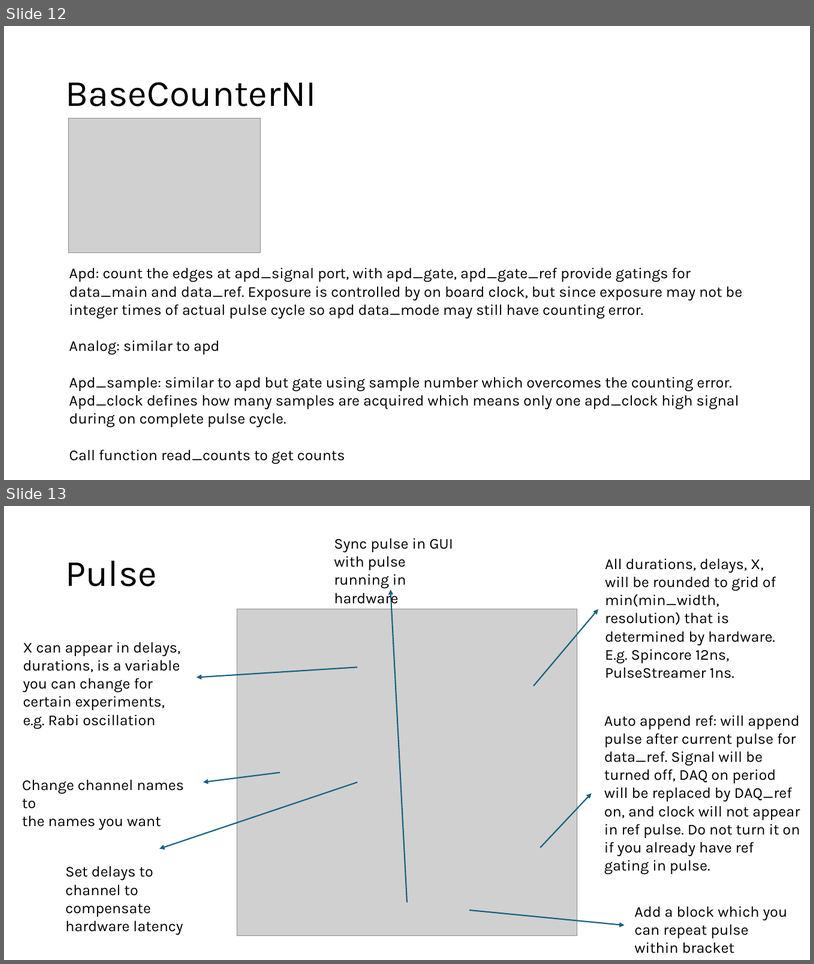
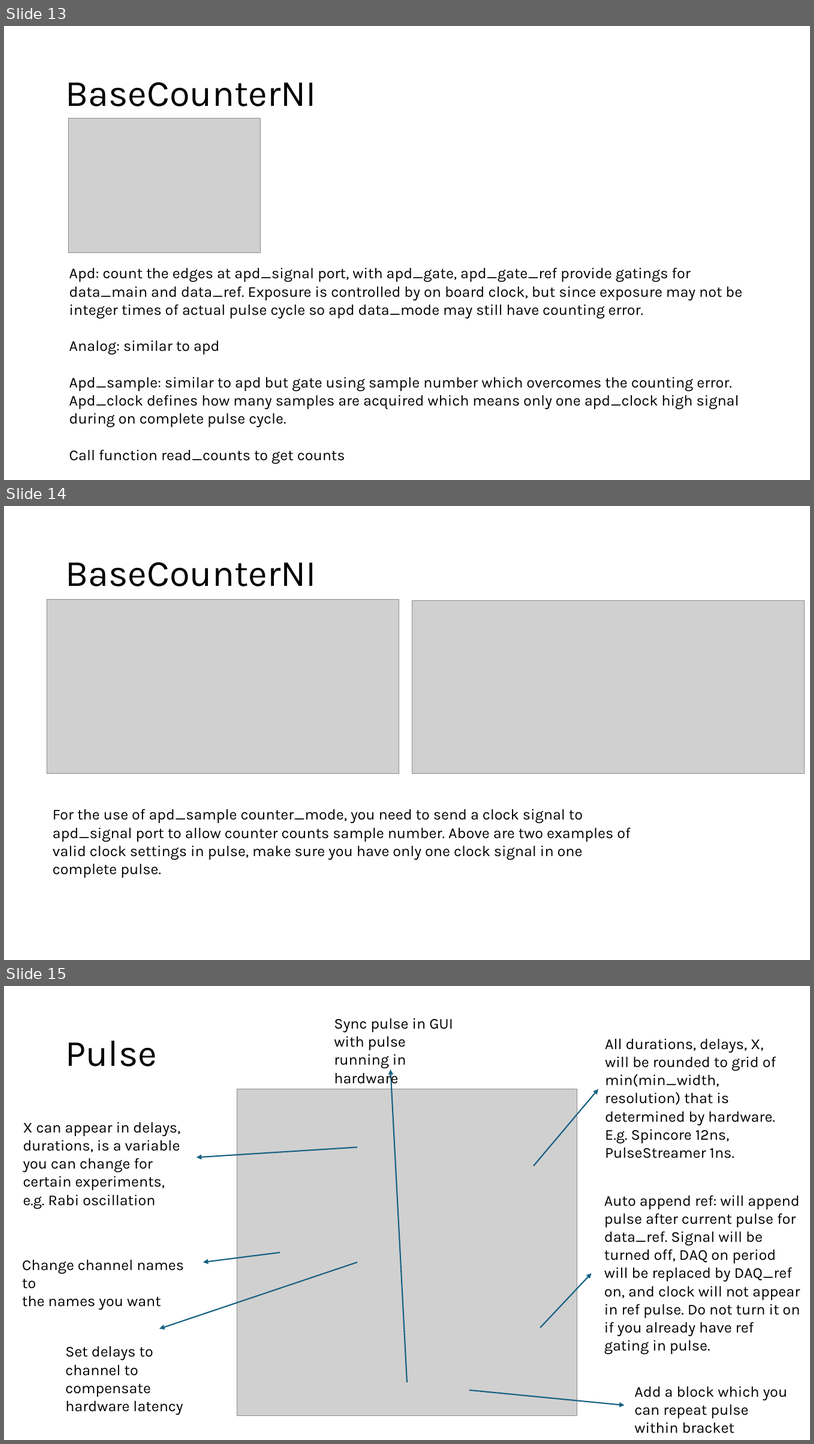
Before and after one commit to QuantumshWu/Confocal-GUIv2, a slide deck: documentation_device.pptx. Shown one above the other, each under a label of ours: slides 12 and 13 before the commit, slides 13, 14 and 15 after it. The pictures are 814x964 and 814x1444 pixels, drawn with LibreOffice and Linux fonts; fonts in the diff are those of the drawing; grey boxes stand for pictures. Boxes give left, top, right and bottom in pixels: in the first picture for what was removed or moved away, otherwise in the second. Text is boxed around its words. In the diff, an @@ line names an element or a change of style, - is before the commit and + after.

Commit message:
Update pulses and documentations

```diff
--- a/documentation_device.pptx
+++ b/documentation_device.pptx
@@ slide 14 added at box(4, 506, 810, 960), background #FFFFFF @@
@@ title added at box(65, 562, 316, 586), 44 pt, text #000000 @@
+BaseCounterNI
@@ picture added at box(47, 599, 399, 774) @@
@@ picture added at box(413, 600, 805, 774) @@
@@ text added at box(53, 808, 630, 859), 18 pt, text #000000 @@
+For the use of apd_sample counter_mode, you need to send a clock signal to apd_signal port to allow counter counts sample number. Above are two examples of valid clock settings in pulse, make sure you have only one clock signal in one complete pulse.
@@ what was slide 12 is now slide 13 @@
@@ what was slide 13 is now slide 15 @@
```
Also in this commit, not shown: 2 other slides added, 10 other files.
